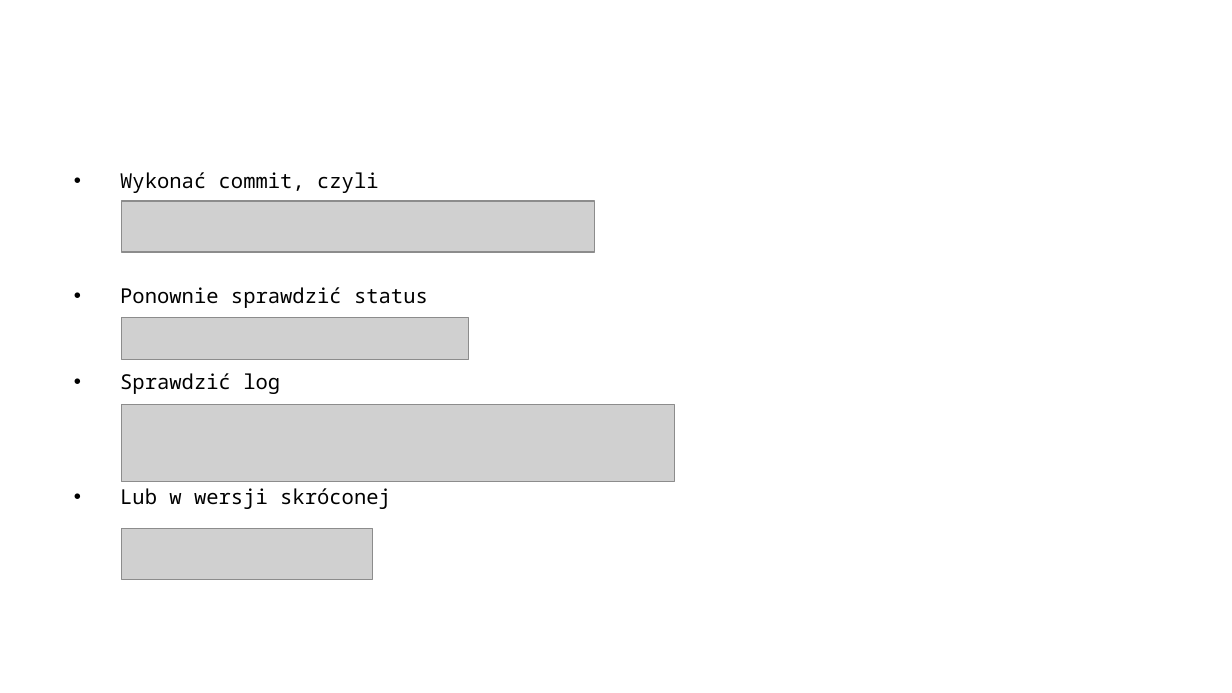
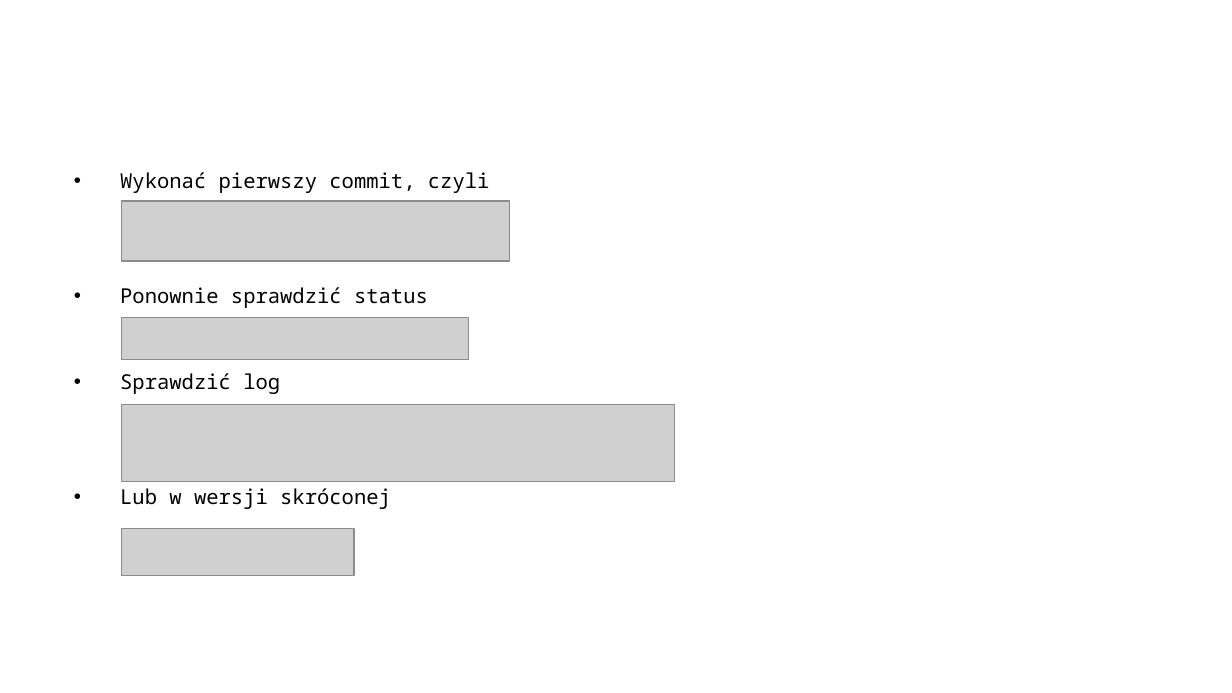
Before and after one commit to arturkwiek/gitlab-tutorial, a slide deck: slide 25 of 03. GitLab - tutorial - Version Control Exercise - git.pptx (slide 26 before the commit). Drawn at 1232x693 pixels with LibreOffice and Linux fonts; fonts in the diff are those of the drawing; grey boxes stand for pictures; background and template pictures are left out. Boxes give left, top, right and bottom in pixels: in the first picture for what was removed or moved away, otherwise in the second. Text is boxed around its words. In the diff, an @@ line names an element or a change of style, - is before the commit and + after.

```diff
--- a/03. GitLab - tutorial - Version Control Exercise - git.pptx
+++ b/03. GitLab - tutorial - Version Control Exercise - git.pptx
@@ text at bbox=[120, 172, 490, 193]: text changed @@
-• Wykonać commit, czyli
+• Wykonać pierwszy commit, czyli
@@ picture: place and size @@
-picture at bbox=[121, 201, 594, 253]
+picture at bbox=[121, 201, 509, 261]
@@ picture: place and size @@
-picture at bbox=[121, 529, 372, 580]
+picture at bbox=[121, 529, 354, 575]
```
Also in this commit, not shown: 4 other slides changed, 1 slide removed, 3 other files.
